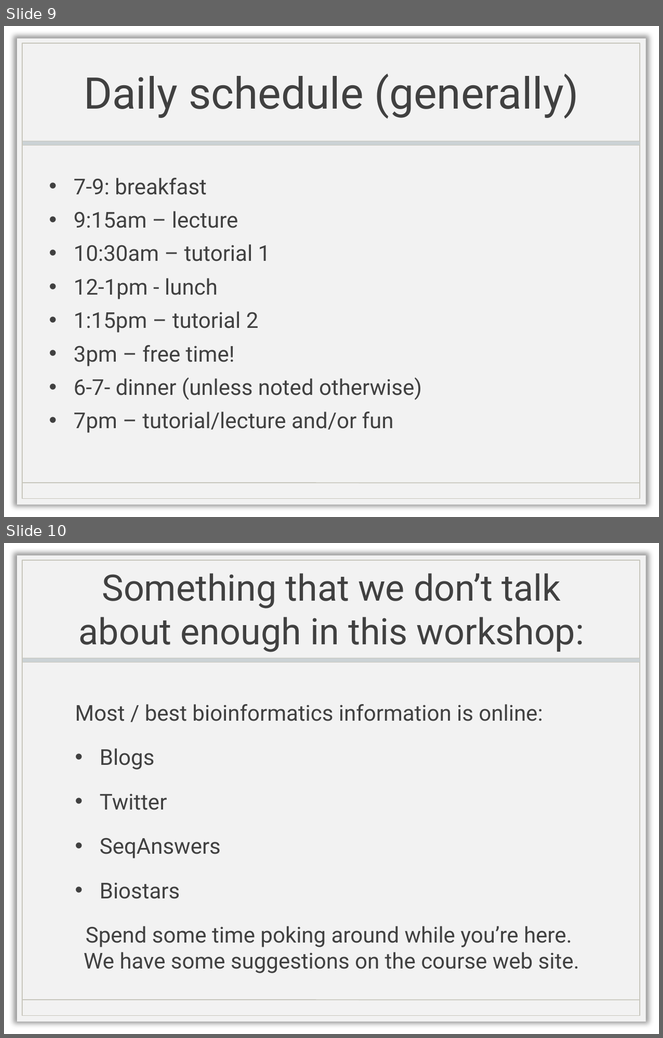
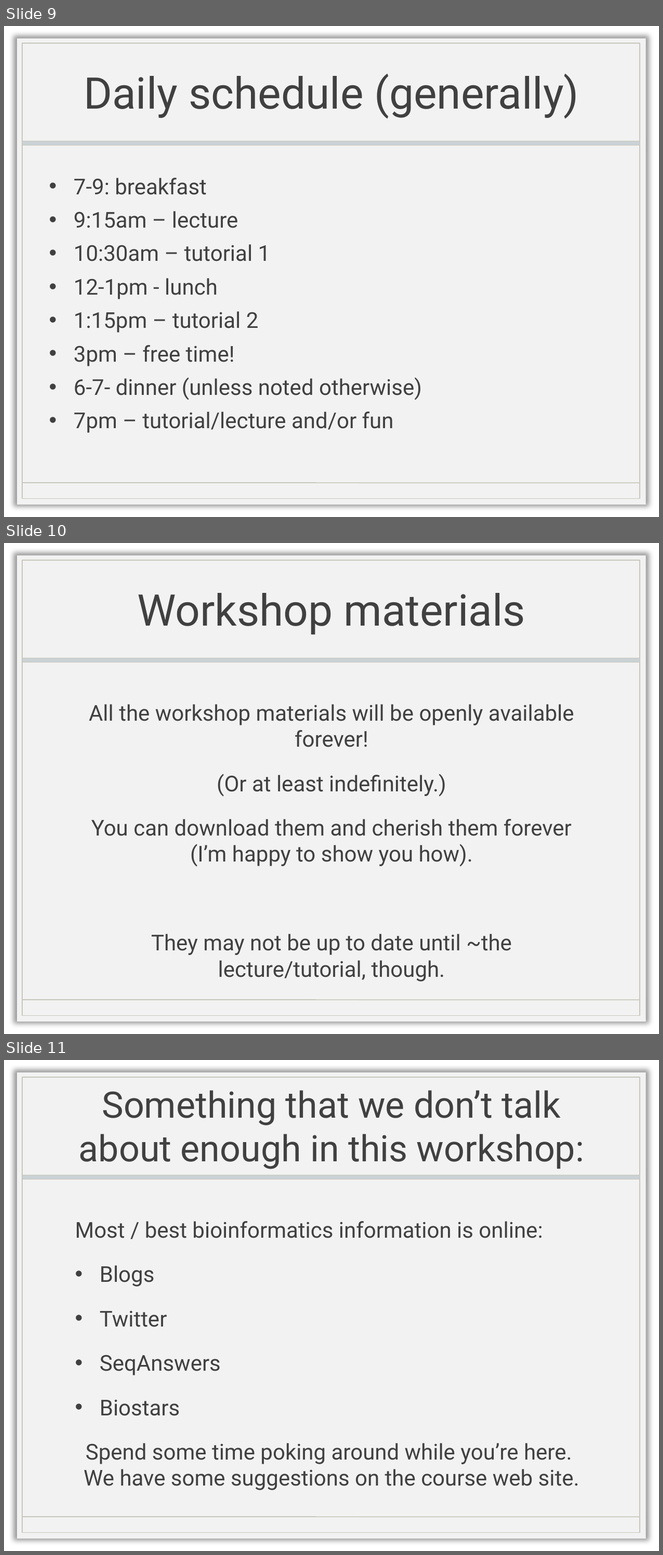
Before and after one commit to ngs-docs/angus, a slide deck: files/2015-lecture1-welcome.pptx. Shown one above the other, each under a label of ours: slides 9 and 10 before the commit, slides 9, 10 and 11 after it. The pictures are 663x1038 and 663x1555 pixels, drawn with LibreOffice and Linux fonts; fonts in the diff are those of the drawing; background and template pictures are left out. Boxes give left, top, right and bottom in pixels: in the first picture for what was removed or moved away, otherwise in the second. Text is boxed around its words. In the diff, an @@ line names an element or a change of style, - is before the commit and + after.

Commit message:
ppt

```diff
--- a/files/2015-lecture1-welcome.pptx
+++ b/files/2015-lecture1-welcome.pptx
@@ slide 10 added at [4,543,659,1034], background picture (left out); not listed: 4 template elements that a slide beside it also shows @@
@@ title added at [137,593,526,635], 48 pt, text #404040 @@
+Workshop materials
@@ text added at [89,704,574,982], 24 pt, text #404040 @@
+All the workshop materials will be openly available forever!
+(Or at least indefinitely.)
+You can download them and cherish them forever (I’m happy to show you how).
+They may not be up to date until ~the lecture/tutorial, though.
@@ what was slide 10 is now slide 11 @@
```
Also in this commit, not shown: 1 other file.
